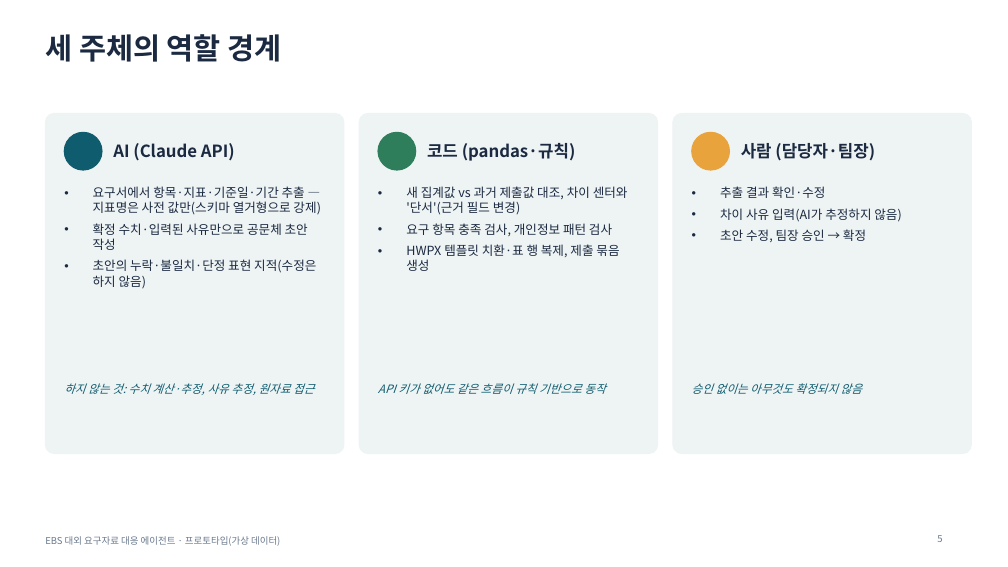
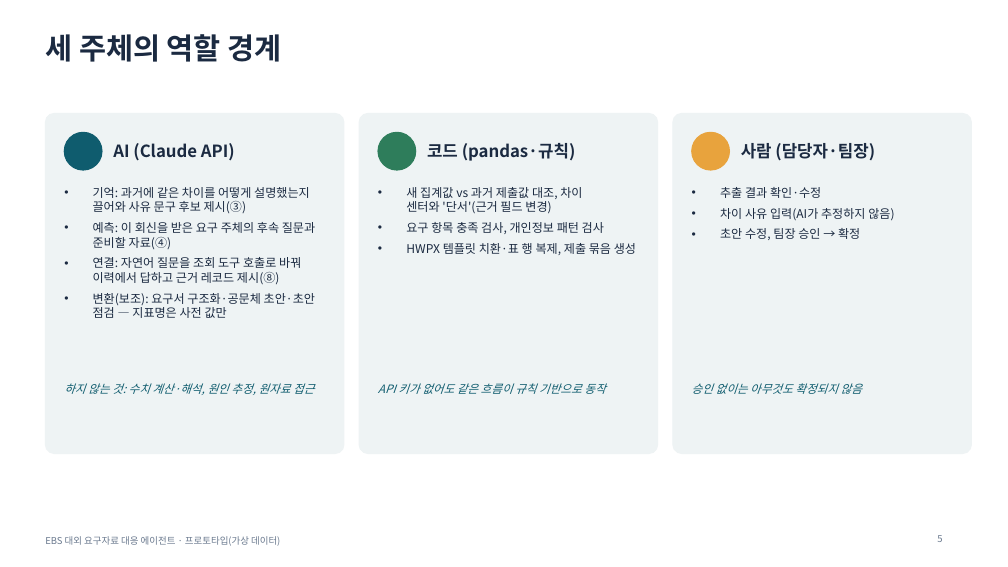
Before and after one commit to lts134/ebsjajucenter, a slide deck: slide 5 of app/docs/발표자료_EBS_요구자료대응에이전트.pptx. Drawn at 1008x567 pixels with LibreOffice and Linux fonts; fonts in the diff are those of the drawing. Boxes give left, top, right and bottom in pixels: in the first picture for what was removed or moved away, otherwise in the second. Text is boxed around its words. In the diff, an @@ line names an element or a change of style, - is before the commit and + after.

```diff
--- a/app/docs/발표자료_EBS_요구자료대응에이전트.pptx
+++ b/app/docs/발표자료_EBS_요구자료대응에이전트.pptx
@@ text at (93,187,315,318): text changed; size 12 to 11.5 pt @@
-• 요구서에서 항목·지표·기준일·기간 추출 — 지표명은 사전 값만(스키마 열거형으로 강제)
-• 확정 수치·입력된 사유만으로 공문체 초안 작성
-• 초안의 누락·불일치·단정 표현 지적(수정은 하지 않음)
+• 기억: 과거에 같은 차이를 어떻게 설명했는지 끌어와 사유 문구 후보 제시(③)
+• 예측: 이 회신을 받은 요구 주체의 후속 질문과 준비할 자료(④)
+• 연결: 자연어 질문을 조회 도구 호출로 바꿔 이력에서 답하고 근거 레코드 제시(⑧)
+• 변환(보조): 요구서 구조화·공문체 초안·초안 점검 — 지표명은 사전 값만
@@ text "새 집계값 vs 과거 제출값 ..." at (406,222,636,255): size 12 to 11.5 pt @@
@@ text "추출 결과 확인·수정" at (720,187,894,240): size 12 to 11.5 pt @@
@@ text at (64,383,314,395): text changed @@
-하지 않는 것: 수치 계산·추정, 사유 추정, 원자료 접근
+하지 않는 것: 수치 계산·해석, 원인 추정, 원자료 접근
```
Also in this commit, not shown: 7 other slides changed, 2 slides added, 40 other files.
